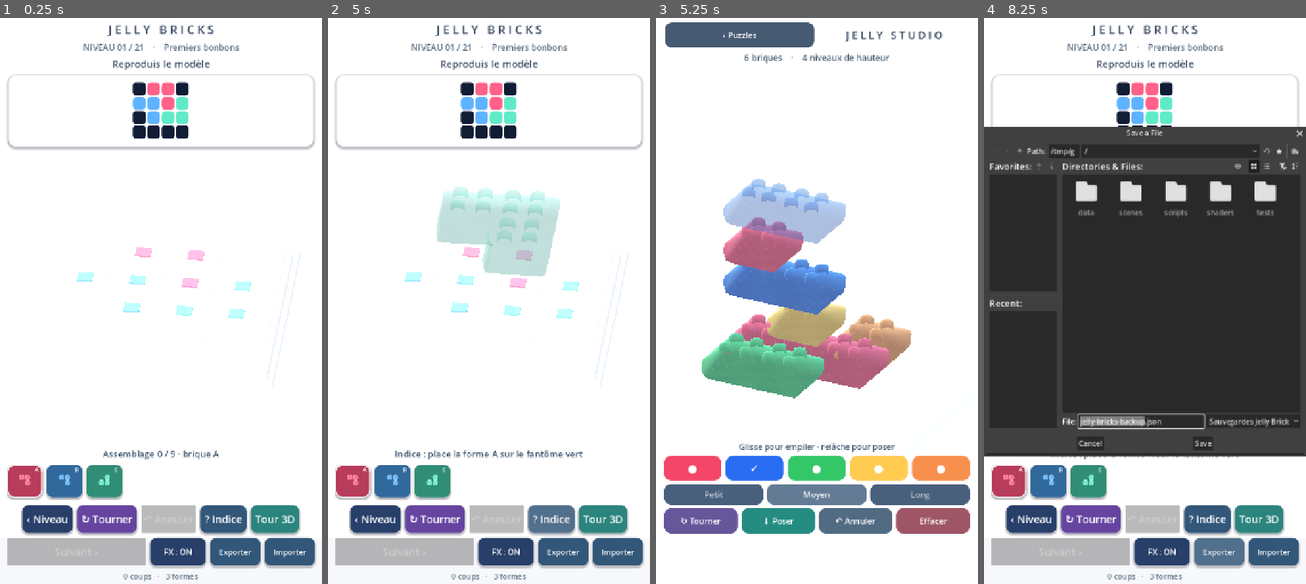
Above: before the commit, frames 1-4 (left to right).
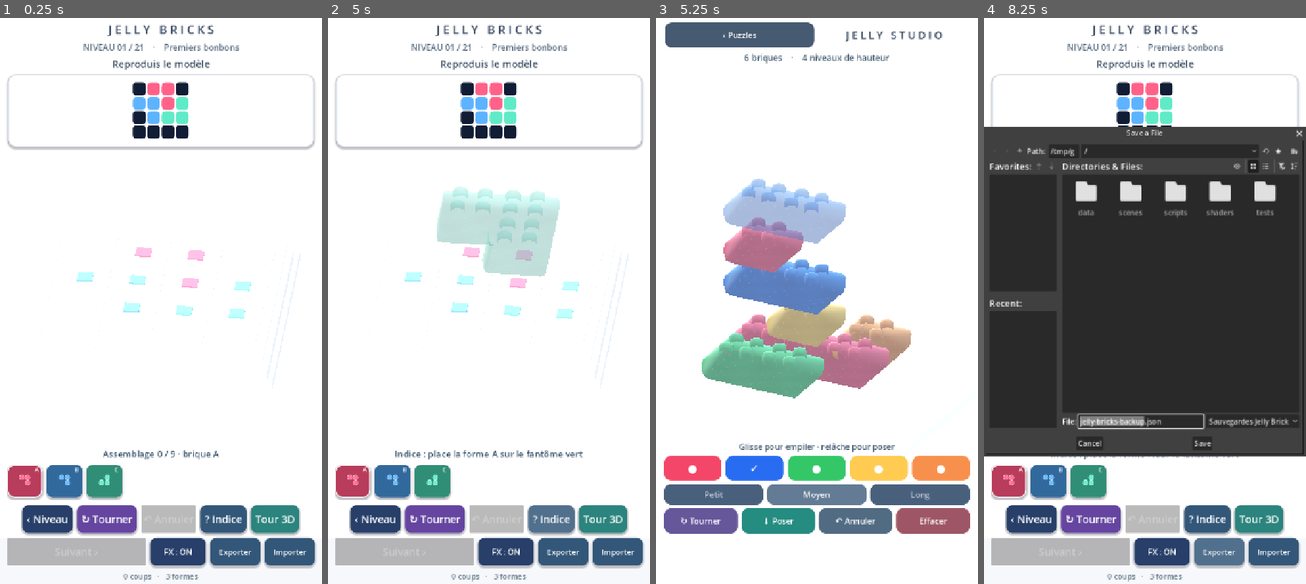
Above: after the commit, the same moments.

Repository: dbrckk/Jelly-bricks
Game: Godot game, scene res://scenes/main.tscn
The game is run twice, just before and just after one commit, with the same random seed, the same clock (stepped at 60 frames per second) and the same inputs.
Inputs (mouse positions are in pixels of both pictures, inside the frame that each line leads up to):
- Up to frame 1 (0.25 s): no input
- Up to frame 2 (5 s): click (353, 482) at 0.52 s; click (392, 482) at 1.27 s; click (431, 482) at 2.02 s; click "‹ Niveau" at 2.75 s; click "↻ Tourner" at 3.5 s; click "? Indice" at 4.25 s
- Up to frame 3 (5.25 s): click "Tour 3D" at 5 s
- Up to frame 4 (8.25 s): click "‹ Puzzles" at 5.75 s; click "FX : ON" at 6.5 s; click "FX : OFF" at 7.25 s; click "Exporter" at 8 s

Frames 1-2 are identical in both runs. In frame 3, 0.3% of the frame differs, in the area x 17-75%, y 37-61%; in frame 4, 0.7%, in the area x 26-100%, y 19-77%.

Commit message:
render(native): dedicated milky candy-glass optics for studio stacks without changing puzzle shader defaults

Diff:
--- a/native-godot/shaders/jelly.gdshader
+++ b/native-godot/shaders/jelly.gdshader
@@ -10,6 +10,7 @@
 uniform float gel_opacity : hint_range(0.0, 1.0) = 0.94;
 uniform float mismatch : hint_range(0.0, 1.0) = 0.0;
 uniform float sheen : hint_range(0.0, 1.0) = 0.42;
+uniform float studio_glass : hint_range(0.0, 1.0) = 0.0;
 varying vec3 jelly_local;
 
 void vertex() {
@@ -54,10 +55,16 @@
     base += vec3(.96, .98, 1.0) * glint;
     // A misplaced piece stays recognizably its own candy color.
     // Only its rim takes a restrained, amber backlit accent.
-    ALBEDO = mix(base, vec3(1.0, .64, .20),
+    // Studio pieces have slightly denser dyed sides, a polished top and
+    // a milky meniscus along the grazing edge. The authored puzzle remains
+    // unchanged at studio_glass=0.
+    vec3 jelly_color = mix(base, vec3(1.0, .64, .20),
         mismatch * fresnel * .38);
+    jelly_color *= 1.0 - studio_glass * (1.0 - top_light) * .13;
+    jelly_color += vec3(.94, .97, 1.0) * studio_glass * fresnel * .095;
+    ALBEDO = jelly_color;
     METALLIC = .015;
-    ROUGHNESS = mix(.25, .115, detail);
+    ROUGHNESS = mix(mix(.25, .115, detail), .085, studio_glass * .56);
     SPECULAR = .98;
     EMISSION = candy_tint.rgb * (.018 + inner_glow * .023) +
         vec3(.34, .42, .65) * fresnel * .19 +
@@ -65,5 +72,6 @@
         vec3(.98, .44, .06) * mismatch * (fresnel * .36 + .035);
     // Native gel has real alpha; the outline becomes more solid as the
     // viewing angle becomes glancing, a common candy/glass cue.
-    ALPHA = clamp(gel_opacity + fresnel * .023, 0.0, 1.0);
+    ALPHA = clamp(gel_opacity + fresnel * (.023 + studio_glass * .08)
+        - studio_glass * facing * .075, 0.0, 1.0);
 }
